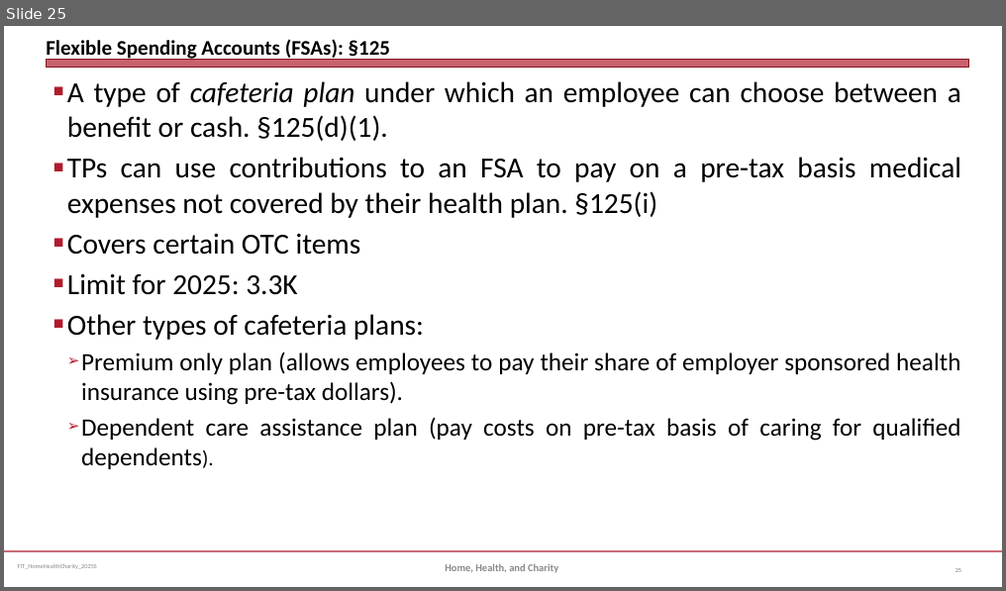
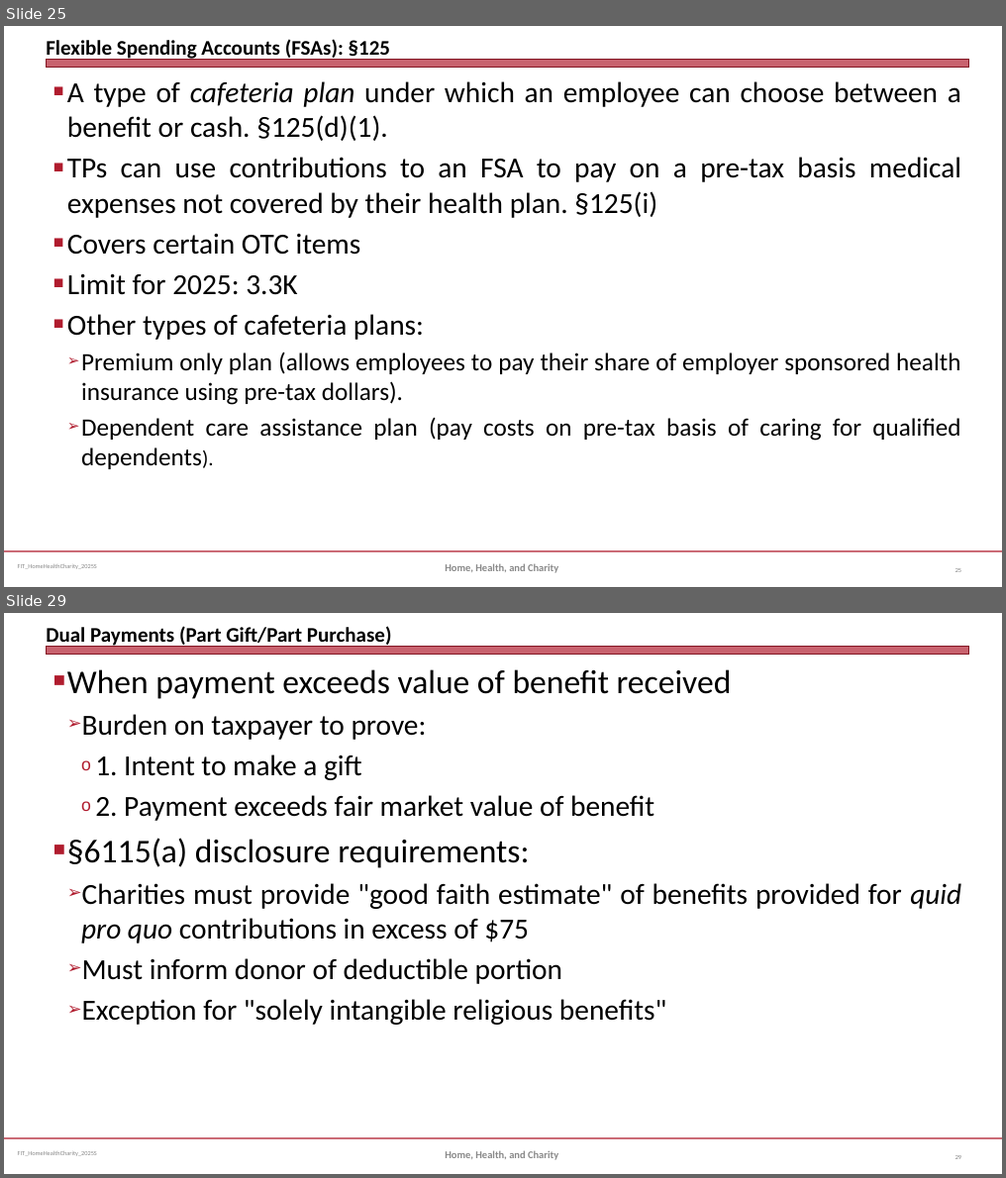
Before and after one commit to jmc877/Fed-Income-Tax, a slide deck: slides/FIT_HomeHealthCharity_2025S.pptx. Shown one above the other, each under a label of ours: slide 25 before the commit, slides 25 and 29 after it; the slides between them are not shown. The pictures are 1006x591 and 1006x1178 pixels, drawn with LibreOffice and Linux fonts; fonts in the diff are those of the drawing. Boxes give left, top, right and bottom in pixels: in the first picture for what was removed or moved away, otherwise in the second. Text is boxed around its words. In the diff, an @@ line names an element or a change of style, - is before the commit and + after.

```diff
--- a/slides/FIT_HomeHealthCharity_2025S.pptx
+++ b/slides/FIT_HomeHealthCharity_2025S.pptx
@@ slide 29 added at box(4, 613, 1002, 1174), background #FFFFFF; not listed: 3 template elements that a slide beside it also shows @@
@@ title added at box(46, 626, 392, 648), 20 pt, text #000000, bold @@
+Dual Payments (Part Gift/Part Purchase)
@@ text added at box(67, 669, 961, 1025), 28 pt, text #000000 @@
+■ When payment exceeds value of benefit received
+  ➢ Burden on taxpayer to prove:
+    o 1. Intent to make a gift
+    o 2. Payment exceeds fair market value of benefit
+■ §6115(a) disclosure requirements:
+  ➢ Charities must provide "good faith estimate" of benefits provided for quid pro quo contributions in excess of $75
+  ➢ Must inform donor of deductible portion
+  ➢ Exception for "solely intangible religious benefits"
@@ text added at box(445, 1151, 558, 1160), 10 pt, text #898989, bold @@
+Home, Health, and Charity
@@ page number added at box(955, 1156, 961, 1159), 6 pt, text #808080 @@
+29
```
Also in this commit, not shown: 6 slides changed, 8 other slides added, 2 other files.
